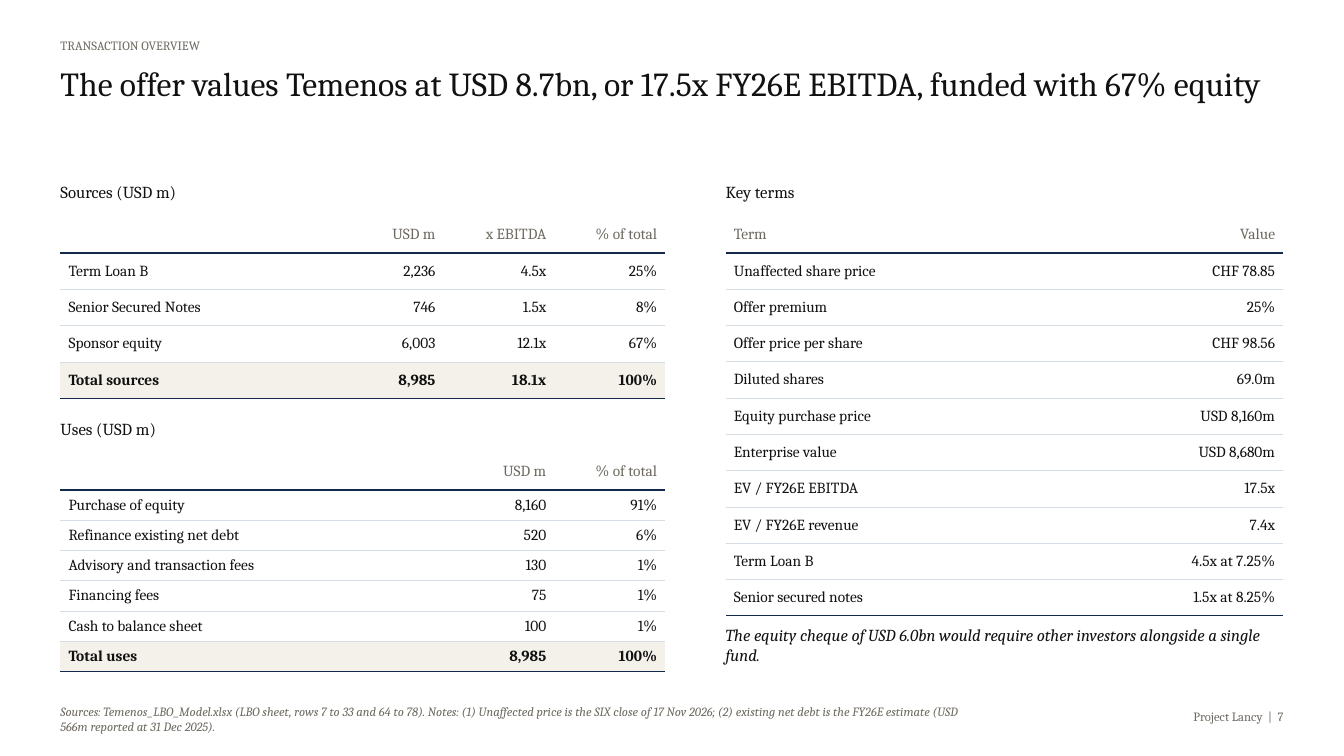
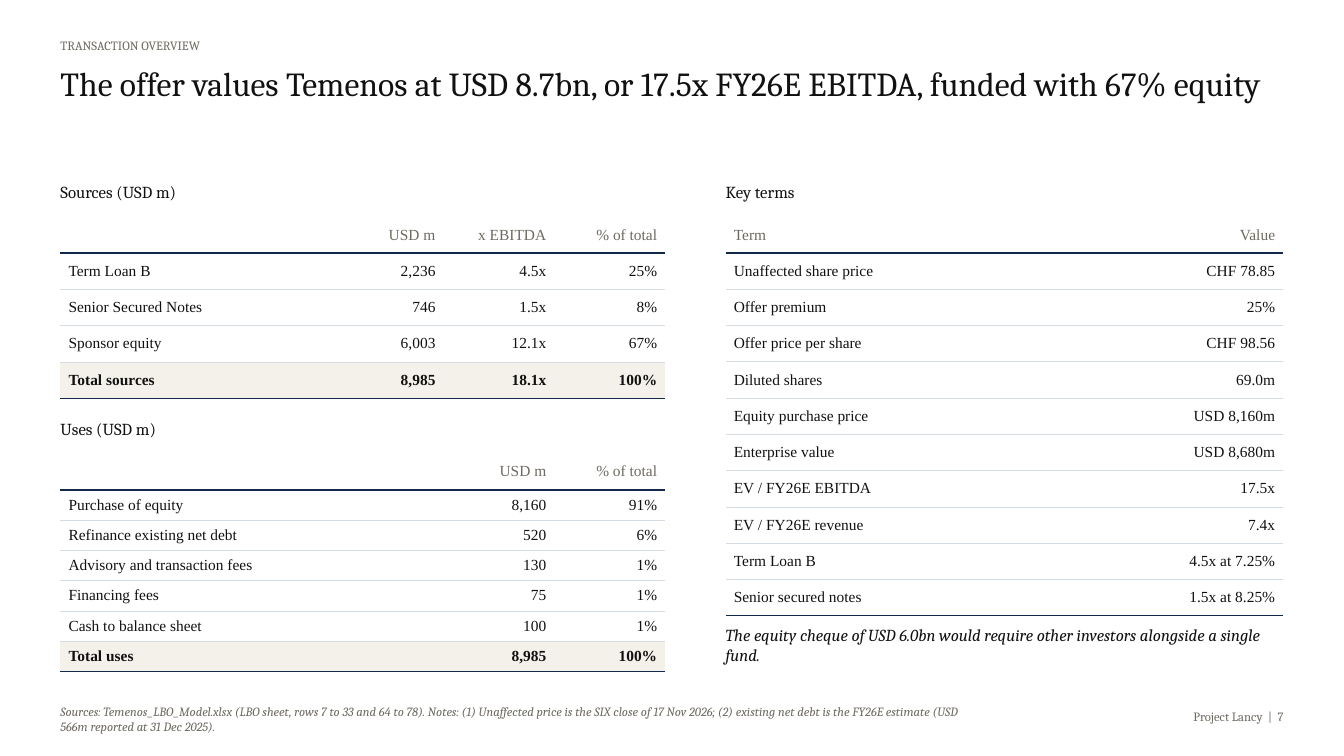
Before and after one commit to pascalielric/financelab, a slide deck: slide 7 of downloads/Temenos_LBO_IC_Deck.pptx. Drawn at 1344x756 pixels with LibreOffice and Linux fonts; fonts in the diff are those of the drawing. Boxes give left, top, right and bottom in pixels: in the first picture for what was removed or moved away, otherwise in the second. Text is boxed around its words. In the diff, an @@ line names an element or a change of style, - is before the commit and + after.

```diff
--- a/downloads/Temenos_LBO_IC_Deck.pptx
+++ b/downloads/Temenos_LBO_IC_Deck.pptx
@@ table at box(60, 217, 665, 398) @@
@@ font Cambria to Times New Roman @@
@@ table at box(726, 217, 1284, 616) @@
@@ font Cambria to Times New Roman @@
@@ table at box(60, 454, 665, 667) @@
@@ font Cambria to Times New Roman @@
```
Also in this commit, not shown: 13 other slides changed, 19 other files.
